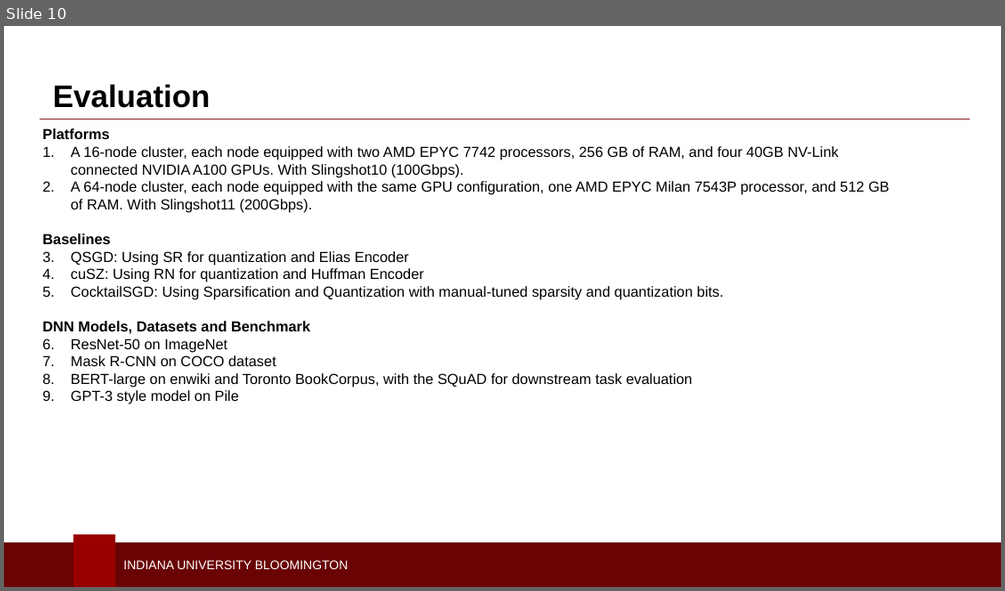
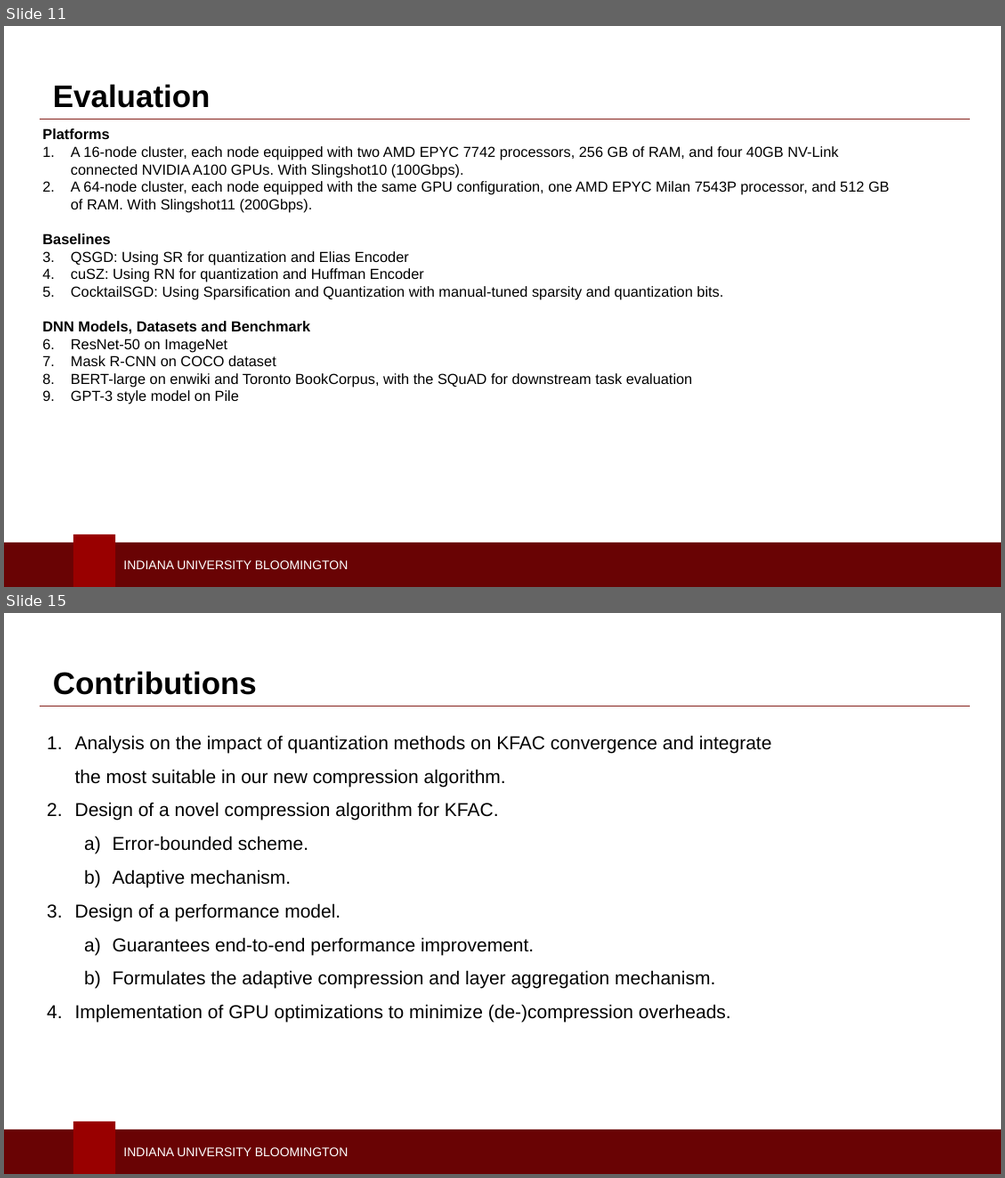
Before and after one commit to Presciman/PPoPP-25_Slides, a slide deck: COMPSO_PPoPP'25.pptx. Shown one above the other, each under a label of ours: slide 10 before the commit, slides 11 and 15 after it; the slides between them are not shown. The pictures are 1005x591 and 1005x1178 pixels, drawn with LibreOffice and Linux fonts; fonts in the diff are those of the drawing; background and template pictures are left out. Boxes give left, top, right and bottom in pixels: in the first picture for what was removed or moved away, otherwise in the second. Text is boxed around its words. In the diff, an @@ line names an element or a change of style, - is before the commit and + after.

```diff
--- a/COMPSO_PPoPP'25.pptx
+++ b/COMPSO_PPoPP'25.pptx
@@ slide 15 added at [4,613,1001,1174], background #FFFFFF; not listed: 3 template elements that a slide beside it also shows @@
@@ text added at [53,671,257,695], 30 pt, text #000000, bold @@
+Contributions
@@ line added from (39, 706) to (971, 706), #841F19 1.25 pt @@
@@ text added at [75,735,772,1022], 18 pt, text #000000 @@
+1. Analysis on the impact of quantization methods on KFAC convergence and integrate the most suitable in our new compression algorithm.
+2. Design of a novel compression algorithm for KFAC.
+  a) Error-bounded scheme.
+  b) Adaptive mechanism.
+3. Design of a performance model.
+  a) Guarantees end-to-end performance improvement.
+  b) Formulates the adaptive compression and layer aggregation mechanism.
+4. Implementation of GPU optimizations to minimize (de-)compression overheads.
@@ what was slide 10 is now slide 11 @@
```
Also in this commit, not shown: 8 slides changed, 3 other slides added, 1 slide removed, 1 other file.
